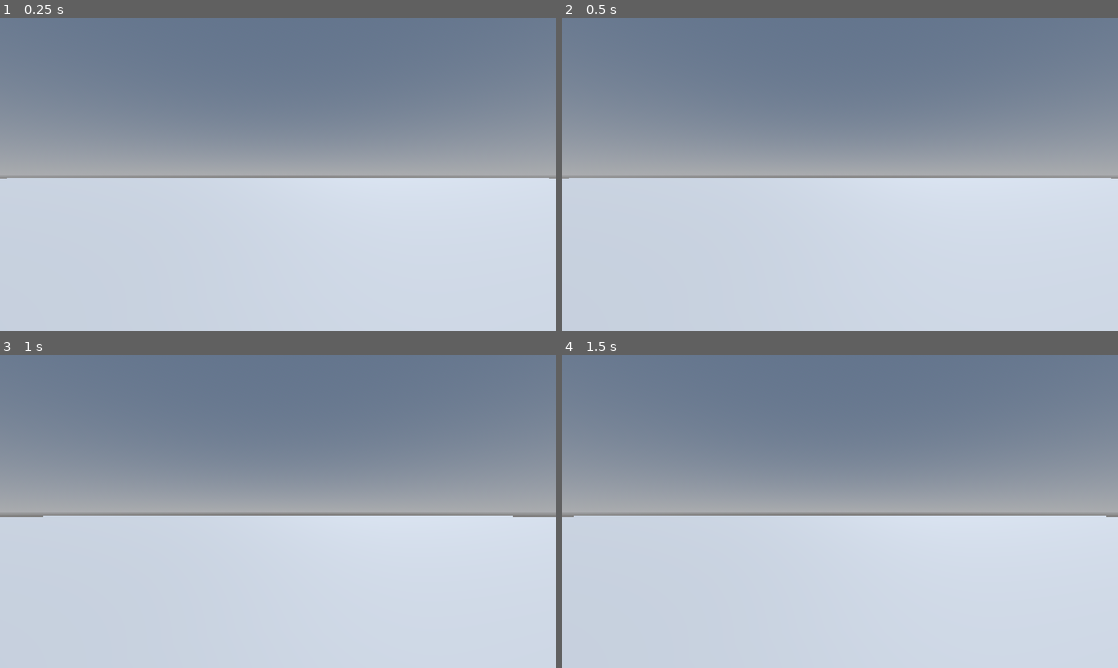
Above: before the commit, frames 1-4 (two rows, left to right).
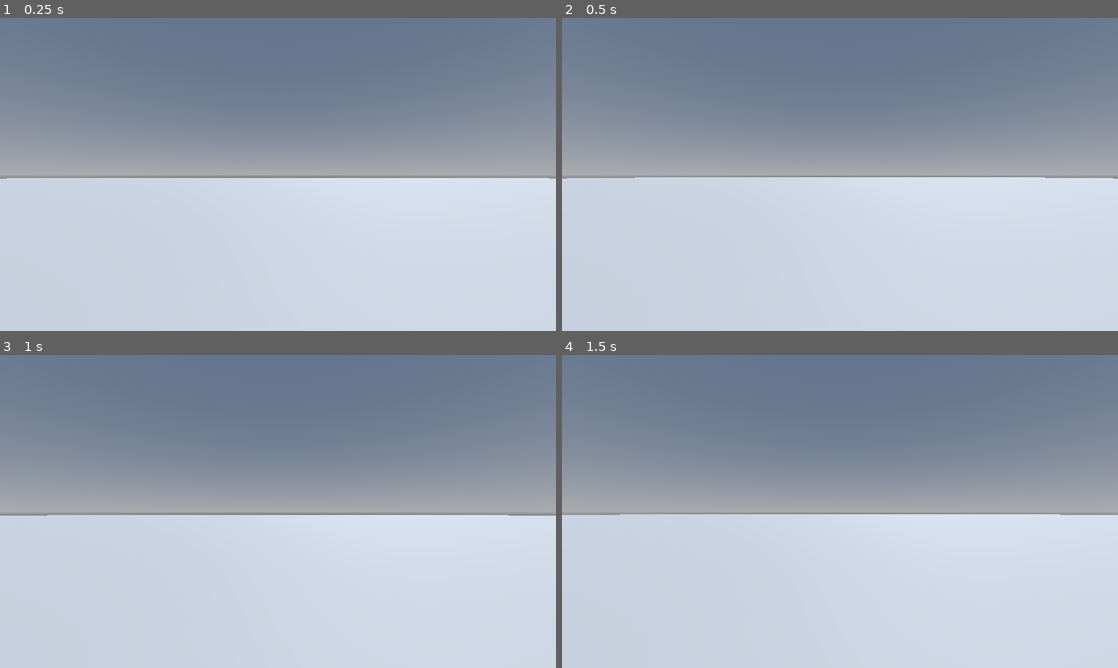
Above: after the commit, the same moments.

Repository: Kioshi-the-Proto/The-Last-Shift
Game: Godot game, scene res://world.tscn
Two runs of this game, one before a commit and one after it. Both use one fixed random seed, a clock stepped at 60 frames per second and the inputs below.
Inputs:
- Up to frame 1 (0.25 s): no input
- Up to frame 2 (0.5 s): no input
- Up to frame 3 (1 s): tap Enter at 0.5 s; hold W (up) from 0.53 s (still down); tap Z (crawl) at 0.6 s; tap Space (jump) at 0.77 s; tap Ctrl (crouch) at 0.8 s
- Up to frame 4 (1.5 s): keep holding W (up); tap Space (jump) at 1.25 s; tap Ctrl (crouch) at 1.35 s

Frame 1 is identical in both runs. In frame 2, 0.2% of the frame differs, in the area x 0-100%, y 50-52%; in frame 3, 0.3%; in frame 4, 0.4%.

Commit message:
crouching and proneing

Diff:
--- a/Player.tscn
+++ b/Player.tscn
@@ -115,7 +115,9 @@
 [node name="CrouchingCollisionShape" type="CollisionShape3D" parent="." unique_id=1369368007]
 transform = Transform3D(1, 0, 0, 0, 1, 0, 0, 0, 1, 0, 0.7824052, 0)
 shape = SubResource("CapsuleShape3D_a5ksu")
+disabled = true
 
 [node name="CrawlingCollisionShape" type="CollisionShape3D" parent="." unique_id=1089460281]
 transform = Transform3D(1, 0, 0, 0, -4.371139e-08, -1, 0, 1, -4.371139e-08, 0, 0.44497386, 0.29624277)
 shape = SubResource("CapsuleShape3D_66k2k")
+disabled = true
--- a/character_body_3d.gd
+++ b/character_body_3d.gd
@@ -24,23 +24,34 @@
 	if Input.is_action_just_pressed("jump") and is_on_floor():
 		velocity.y = JUMP_VELOCITY
 
+	if Input.is_action_just_pressed("crouch"):
+		if IS_CROUCHING == false:
+			movementStateChange("crouch")
+			TRUE_SPEED = CROUCH_SPEED
+		elif IS_CROUCHING == true:
+			movementStateChange("uncrouch")
+			TRUE_SPEED = WALKING_SPEED
+	elif Input.is_action_just_pressed("crawl"):
+		if IS_CRAWLING == false:
+			movementStateChange("crawl")
+			TRUE_SPEED = CRAWL_SPEED
+		elif IS_CRAWLING == true:
+			movementStateChange("uncrawl")
+			TRUE_SPEED = WALKING_SPEED
+
 #dif movement keys to do stuff
 	var input_dir := Input.get_vector("left", "right", "up", "down")
 #makes the direction fo head to be front
 	var direction = (head.transform.basis*Vector3(input_dir.x,0,input_dir.y)).normalized()
 	if direction:
 		if Input.is_action_pressed("sprint"):
-			velocity.x = direction.x * SPRINT_SPEED
-			velocity.z = direction.z * SPRINT_SPEED
-		else:
-			velocity.x = direction.x * WALKING_SPEED
-			velocity.z = direction.z * WALKING_SPEED
-		if IS_CROUCHING:
-			velocity.x = direction.x * CROUCH_SPEED
-			velocity.z = direction.z * CROUCH_SPEED
+			TRUE_SPEED = SPRINT_SPEED
+		velocity.x = direction.x * TRUE_SPEED
+		velocity.z = direction.z * TRUE_SPEED
+
 	else:
-		velocity.x = move_toward(velocity.x, 0, WALKING_SPEED)
-		velocity.z = move_toward(velocity.z, 0, WALKING_SPEED)
+		velocity.x = move_toward(velocity.x, 0, TRUE_SPEED)
+		velocity.z = move_toward(velocity.z, 0, TRUE_SPEED)
 	#keep this does movement stuff
 	move_and_slide()
 
@@ -74,6 +85,21 @@
 			IS_CRAWLING = false
 			IS_CRAWLING = false
 			#change collision to standing
+
+func changeCollisionShapeTo(shape):
+	match shape:
+		"crouching":
+			$CrouchingCollisionShape.disabled = false
+			$CrawlingCollisionShape.disabled = true
+			$StandingCollisionShape.disabled = true
+		"standing":
+			$StandingCollisionShape.disabled = false
+			$CrawlingCollisionShape.disabled = true
+			$CrouchingCollisionShape.disabled = true
+		"crawling":
+			$CrawlingCollisionShape.disabled = false
+			$StandingCollisionShape.disabled = true
+			$CrouchingCollisionShape.disabled = true
 func _ready(): #THIS STUFF DOES THE CAMREA DO NOT TOUCH!
 	Input.set_mouse_mode(Input.MOUSE_MODE_CAPTURED)
 func _unhandled_input(event):
